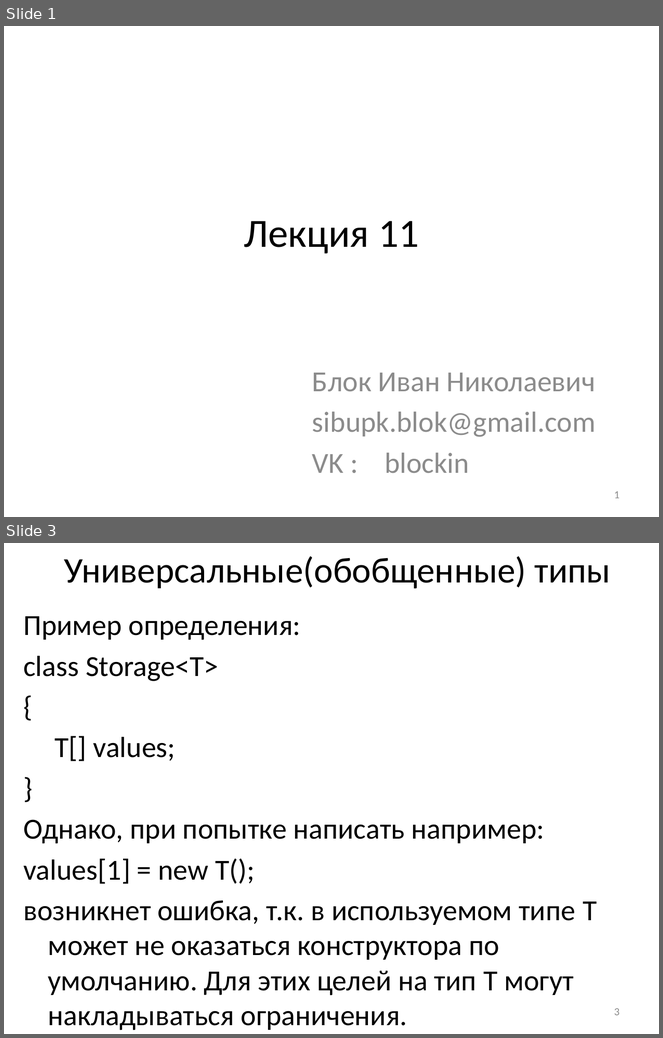
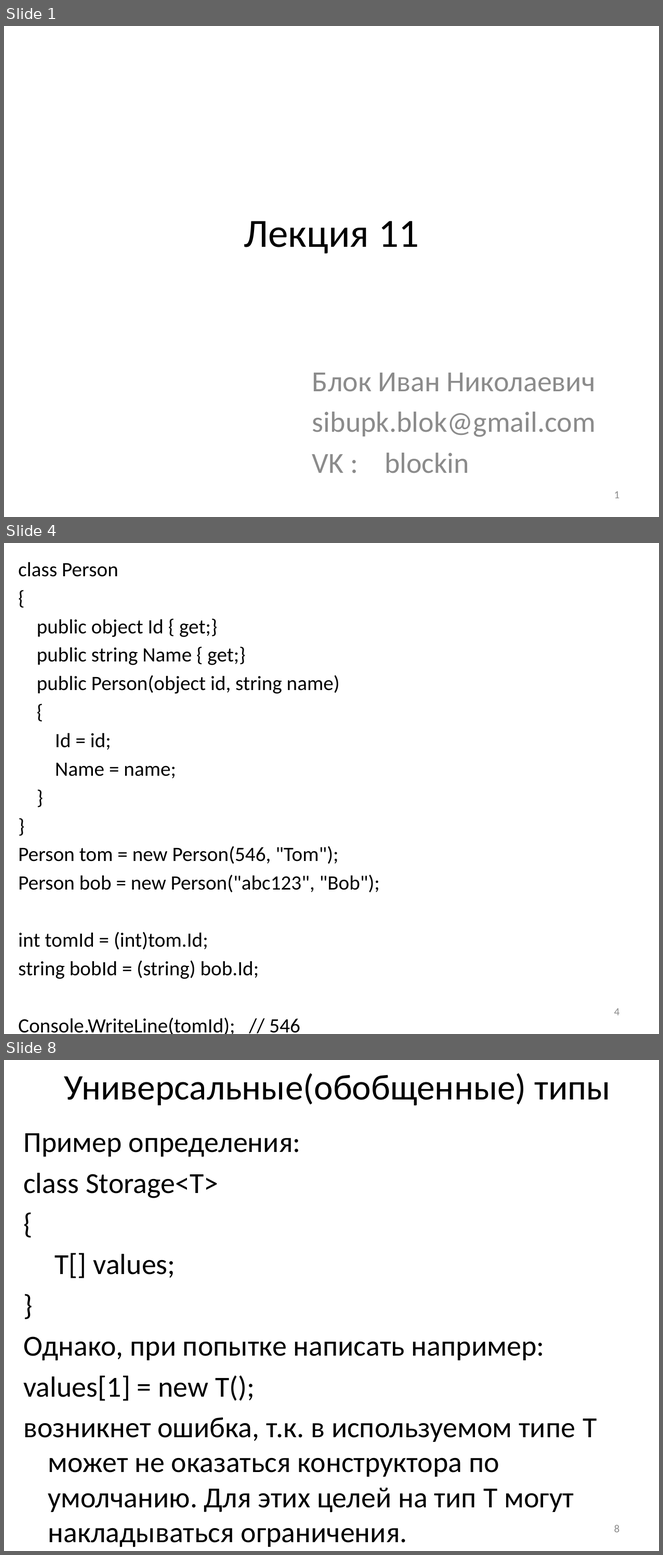
Before and after one commit to blockin90/lec_prog, a slide deck: Лекция 11 - универсальные типы, исключения.pptx. Shown one above the other, each under a label of ours: slides 1 and 3 before the commit, slides 1, 4 and 8 after it; the slides between them are not shown. The pictures are 663x1038 and 663x1555 pixels, drawn with LibreOffice and Linux fonts; fonts in the diff are those of the drawing. Boxes give left, top, right and bottom in pixels: in the first picture for what was removed or moved away, otherwise in the second. Text is boxed around its words. In the diff, an @@ line names an element or a change of style, - is before the commit and + after.

```diff
--- a/Лекция 11 - универсальные типы, исключения.pptx
+++ b/Лекция 11 - универсальные типы, исключения.pptx
@@ slide 4 added at [4,543,659,1034], background #FFFFFF @@
@@ text added at [18,562,380,1034], 22.4 pt, text #000000 @@
+class Person
+{
+public object Id { get;}
+public string Name { get;}
+public Person(object id, string name)
+{
+Id = id;
+Name = name;
+}
+}
+Person tom = new Person(546, "Tom");
+Person bob = new Person("abc123", "Bob");
+int tomId = (int)tom.Id;
+string bobId = (string) bob.Id;
+Console.WriteLine(tomId); // 546
+Console.WriteLine(bobId); // abc123
@@ page number added at [614,1008,620,1016], 12 pt, text #8C8C8C @@
+4
@@ what was slide 3 is now slide 8 @@
@@ page number at [614,1525,620,1533]: text changed @@
-3
+8
```
Also in this commit, not shown: 2 slides changed, 4 other slides added.
